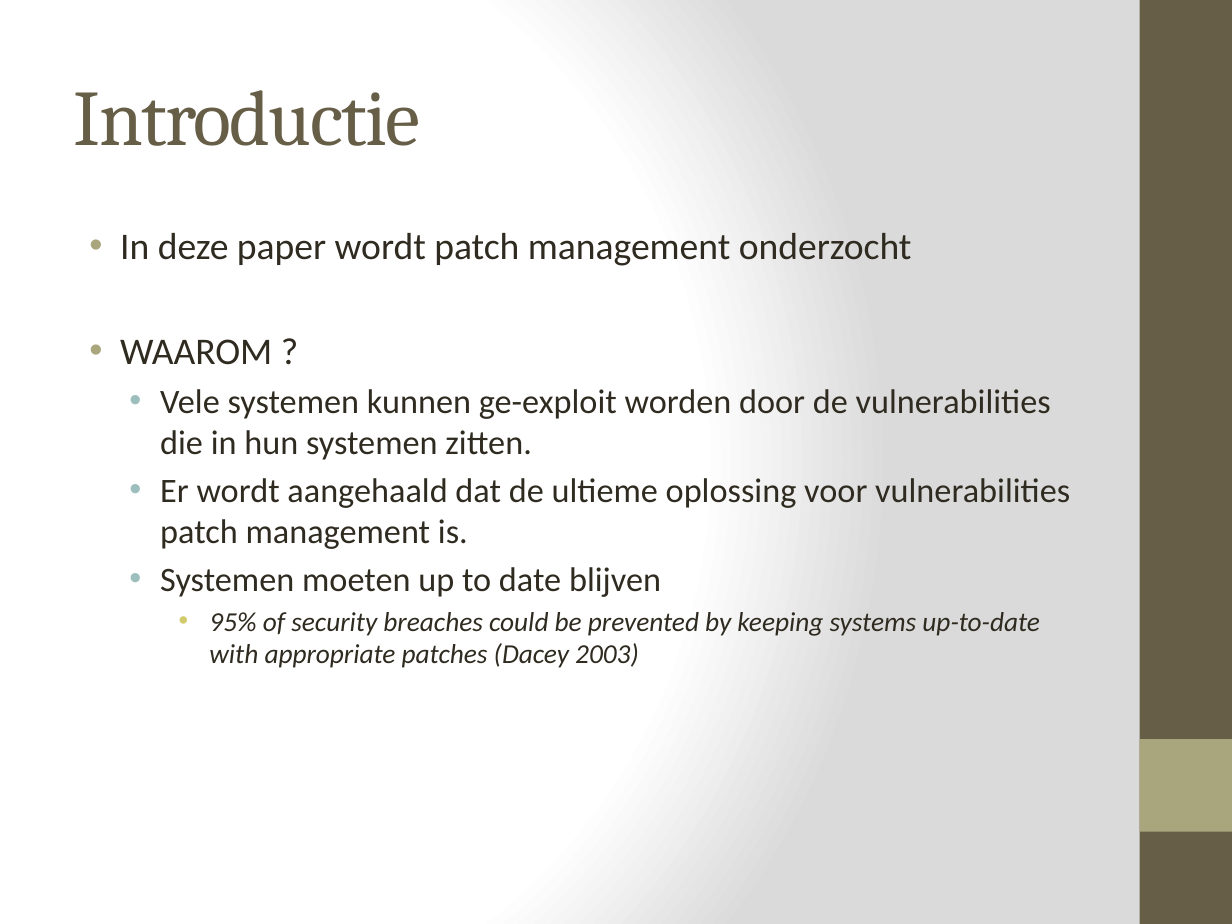
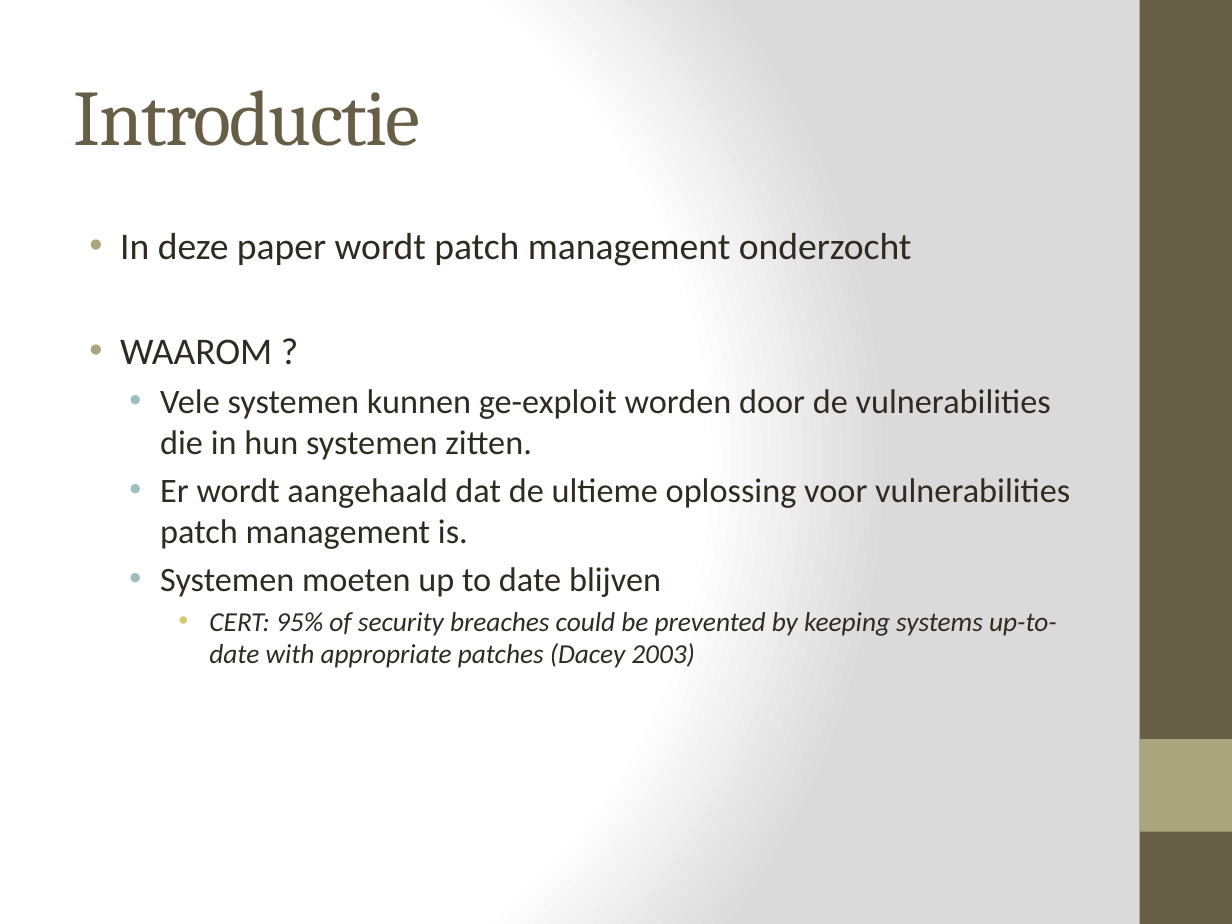
Before and after one commit to SophieMarien/Gametheory, a slide deck: slide 3 of Security Patch Managment.pptx. Drawn at 1232x924 pixels with LibreOffice and Linux fonts; fonts in the diff are those of the drawing. Boxes give left, top, right and bottom in pixels: in the first picture for what was removed or moved away, otherwise in the second. Text is boxed around its words. In the diff, an @@ line names an element or a change of style, - is before the commit and + after.

```diff
--- a/Security Patch Managment.pptx
+++ b/Security Patch Managment.pptx
@@ text at (x1=209, y1=612, x2=1057, y2=668): text changed @@
-    • 95% of security breaches could be prevented by keeping systems up-to-date with appropriate patches (Dacey 2003)
+    • CERT: 95% of security breaches could be prevented by keeping systems up-to-date with appropriate patches (Dacey 2003)
```
Also in this commit, not shown: 1 other slide changed, 2 other files.
